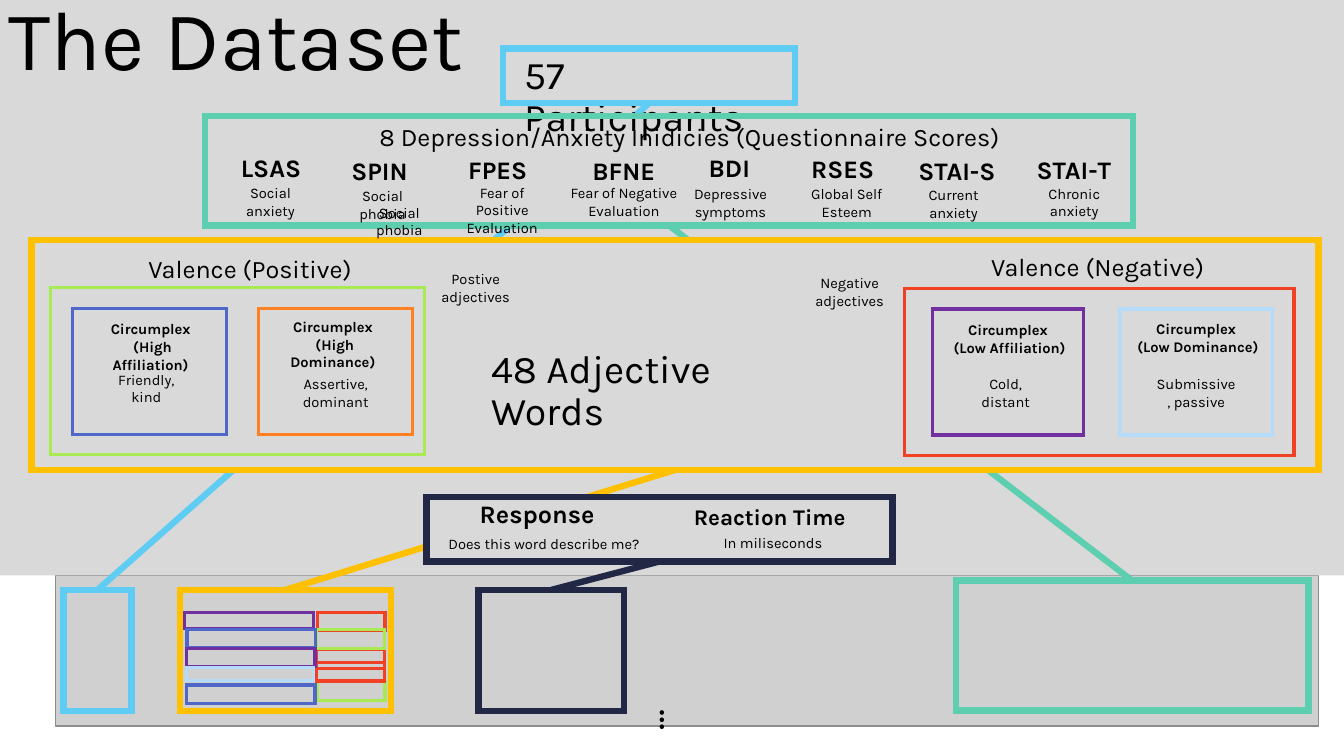
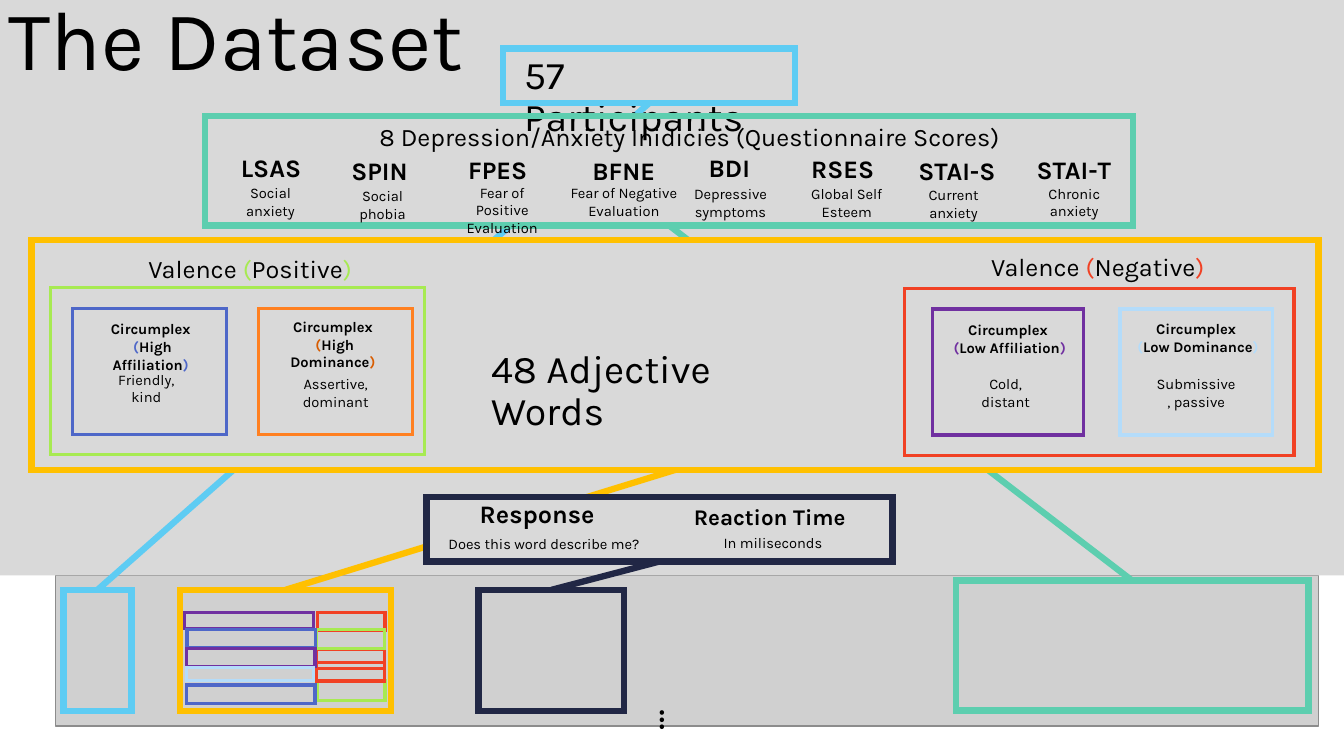
Before and after one commit to sunflowerseed17/SRETDriftRates, a slide deck: slide 2 of Project_Presentation.pptx. Drawn at 1344x756 pixels with LibreOffice and Linux fonts; fonts in the diff are those of the drawing; grey boxes stand for pictures. Boxes give left, top, right and bottom in pixels: in the first picture for what was removed or moved away, otherwise in the second. Text is boxed around its words. In the diff, an @@ line names an element or a change of style, - is before the commit and + after.

```diff
--- a/Project_Presentation.pptx
+++ b/Project_Presentation.pptx
@@ text removed at <box>362,191,422,240</box> @@
-Social phobia
@@ text "Valence (Positive)" at <box>148,260,352,281</box>: text colour #000000 to #A7EA52 in "(Positive)" @@
@@ text "Valence (Negative)" at <box>991,258,1205,282</box>: text colour #000000 to #F14124 in "(Negative)" @@
@@ text removed at <box>441,274,510,306</box> @@
-Postive adjectives
@@ text removed at <box>815,278,884,310</box> @@
-Negative adjectives
@@ text at <box>113,341,189,372</box>: text colour #000000 to #4E67C8, letter outline none to #4E67C8 0.75 pt in "(High Affiliation)" @@
@@ text at <box>290,339,375,369</box>: text colour #000000 to #D85C00 in "(High Dominance)" @@
@@ text at <box>954,342,1066,355</box>: text colour #000000 to #7030A0 in "(Low Affiliation)" @@
@@ text at <box>1137,341,1258,352</box>: text colour #000000 to #B4DCFA in "(Low Dominance)" @@
```
Also in this commit, not shown: 2 other slides changed, 1 slide added, 1 slide removed, 1 other file.
